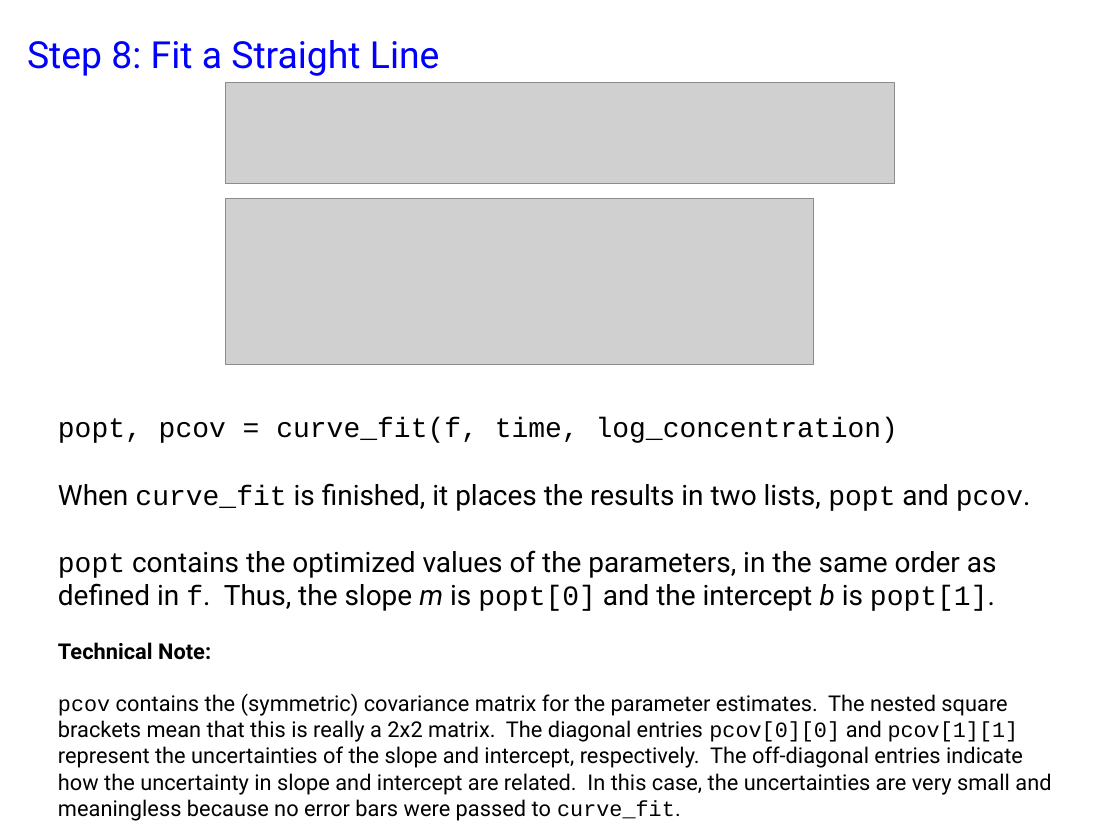
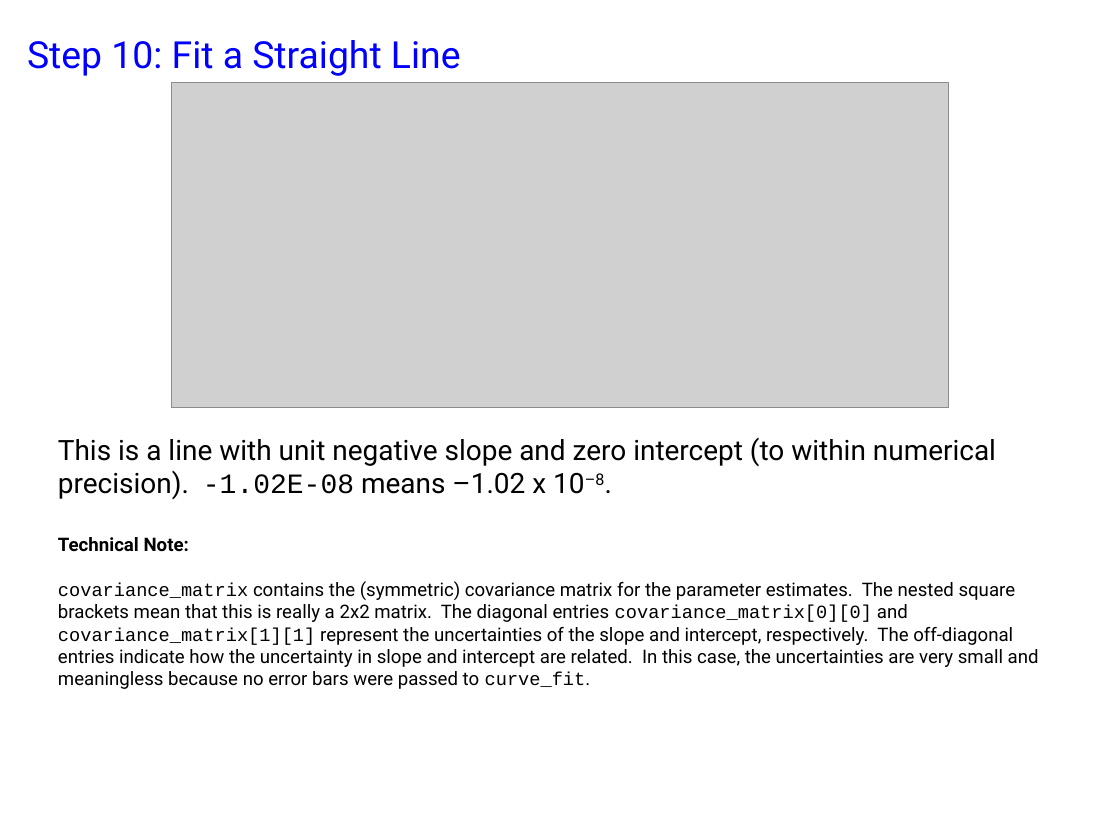
Before and after one commit to Lyle-zhang/practical_kinetics, a slide deck: slide 30 of exercise 1/Exercise 1.pptx (slide 27 before the commit). Drawn at 1120x840 pixels with LibreOffice and Linux fonts; fonts in the diff are those of the drawing; grey boxes stand for pictures. Boxes give left, top, right and bottom in pixels: in the first picture for what was removed or moved away, otherwise in the second. Text is boxed around its words. In the diff, an @@ line names an element or a change of style, - is before the commit and + after.

```diff
--- a/exercise 1/Exercise 1.pptx
+++ b/exercise 1/Exercise 1.pptx
@@ text at (x1=27, y1=40, x2=461, y2=76): text changed @@
-Step 8: Fit a Straight Line
+Step 10: Fit a Straight Line
@@ picture added at (x1=171, y1=82, x2=949, y2=407) @@
@@ picture removed at (x1=225, y1=82, x2=894, y2=183) @@
@@ picture removed at (x1=225, y1=198, x2=813, y2=365) @@
@@ text "This is a line with ..." moved from (x1=58, y1=418, x2=1051, y2=821) to (x1=58, y1=438, x2=1039, y2=689) @@
@@ text at (x1=58, y1=438, x2=996, y2=499): text changed @@
-popt, pcov = curve_fit(f, time, log_concentration)
-When curve_fit is finished, it places the results in two lists, popt and pcov.
-popt contains the optimized values of the parameters, in the same order as defined in f. Thus, the slope m is popt[0] and the intercept b is popt[1].
+This is a line with unit negative slope and zero intercept (to within numerical precision). -1.02E-08 means –1.02 x 10–8.
@@ text at (x1=58, y1=537, x2=189, y2=552): size 14 to 12 pt in "Technical Note:" @@
@@ text at (x1=58, y1=581, x2=1039, y2=689): text changed; size 14 to 12 pt @@
-pcov contains the (symmetric) covariance matrix for the parameter estimates. The nested square brackets mean that this is really a 2x2 matrix. The diagonal entries pcov[0][0] and pcov[1][1] represent the uncertainties of the slope and intercept, respectively. The off-diagonal entries indicate how the uncertainty in slope and intercept are related. In this case, the uncertainties are very small and meaningless because no error bars were passed to curve_fit.
+covariance_matrix contains the (symmetric) covariance matrix for the parameter estimates. The nested square brackets mean that this is really a 2x2 matrix. The diagonal entries covariance_matrix[0][0] and covariance_matrix[1][1] represent the uncertainties of the slope and intercept, respectively. The off-diagonal entries indicate how the uncertainty in slope and intercept are related. In this case, the uncertainties are very small and meaningless because no error bars were passed to curve_fit.
```
Also in this commit, not shown: 43 other slides changed, 10 slides added, 2 slides removed, 7 other files.
